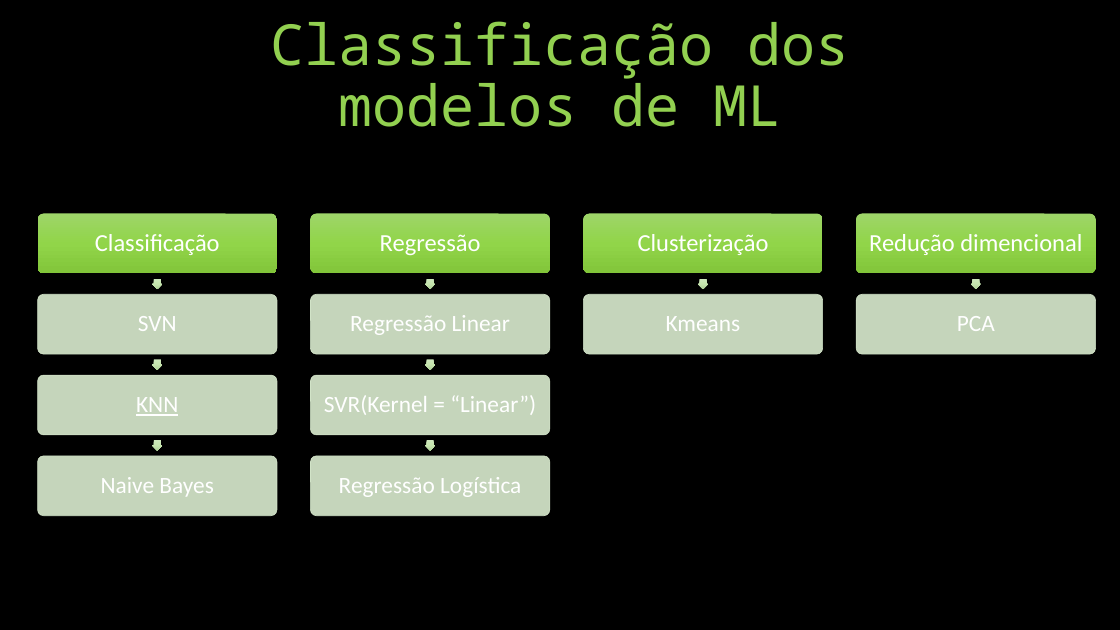
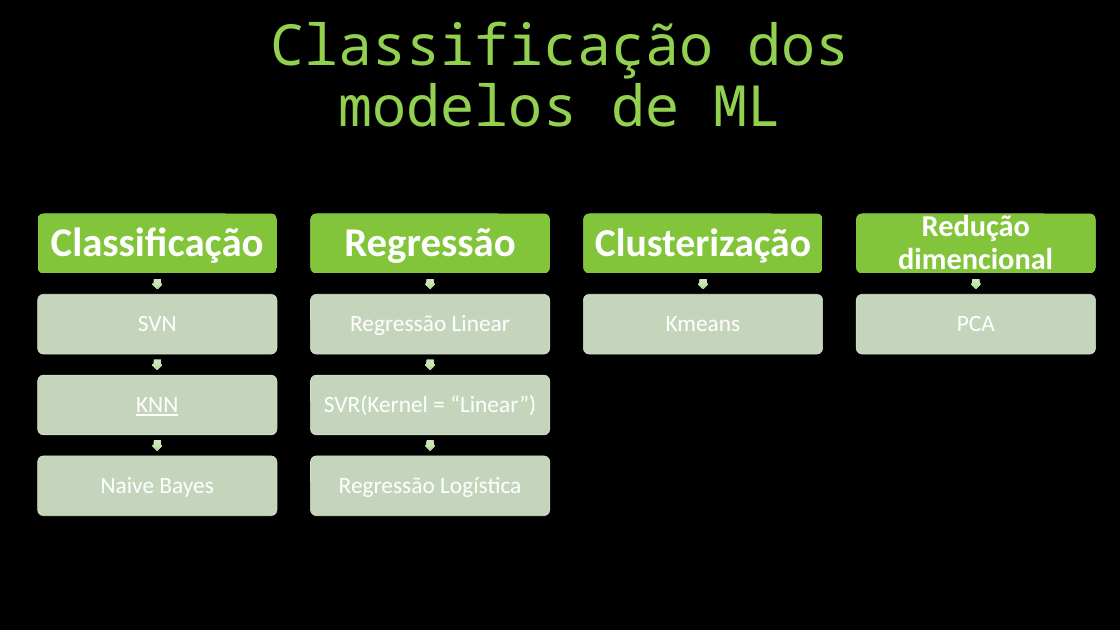
Before and after one commit to vitorioluis/Machine-Learning, a slide deck: slide 13 of IA/IA.pptx. Drawn at 1120x630 pixels with LibreOffice and Linux fonts; fonts in the diff are those of the drawing. Boxes give left, top, right and bottom in pixels: in the first picture for what was removed or moved away, otherwise in the second. Text is boxed around its words. In the diff, an @@ line names an element or a change of style, - is before the commit and + after.

```diff
--- a/IA/IA.pptx
+++ b/IA/IA.pptx
@@ text "Classificação" at (51,227,264,263): size 21 to 35 pt, bold on; more space between paragraphs @@
@@ text "Regressão" at (344,228,516,263): size 21 to 35 pt, bold on; more space between paragraphs @@
@@ text "Clusterização" at (595,228,811,263): size 21 to 34 pt, bold on; more space between paragraphs @@
@@ text "Redução dimencional" at (898,211,1053,277): size 21 to 26 pt, bold on; more space between paragraphs @@
```
Also in this commit, not shown: 10 other slides changed, 7 slides added, 4 slides removed.
